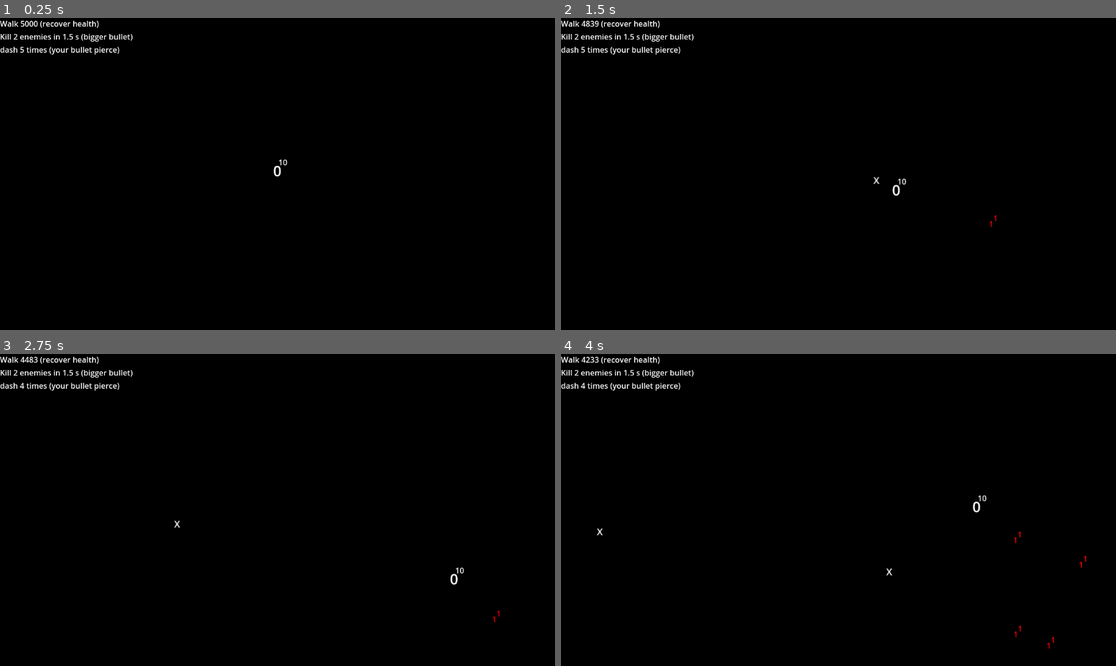
Above: before the commit, frames 1-4 (two rows, left to right).
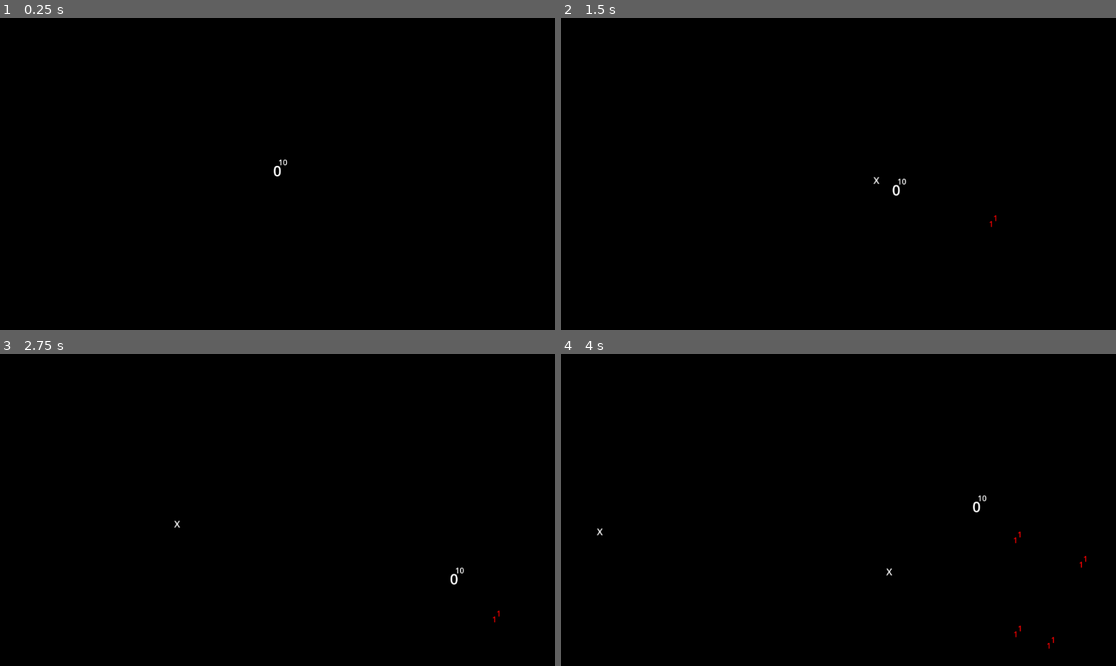
Above: after the commit, the same moments.

Repository: sentinelle28/game_jam_power
Game: Godot game, scene res://scene/gameplay_scene/gameplay_scene.tscn
Same seed, same stepped clock (60 frames per second), same inputs: the game is played once before the commit and once after it. The project has no main scene, so this scene is started directly.
Inputs (mouse positions are in pixels of both pictures, inside the frame that each line leads up to):
- Up to frame 1 (0.25 s): no input
- Up to frame 2 (1.5 s): tap Enter at 0.5 s; move the mouse to (960, 158) at 0.52 s; hold Right (ui_right) 0.53-1.28 s; right-click (960, 158) at 0.6 s; move the mouse to (727, 189) at 1.27 s; hold Down (ui_down) from 1.28 s (still down); click (727, 189) at 1.35 s
- Up to frame 3 (2.75 s): move the mouse to (333, 441) at 2.02 s; release Down (ui_down) at 2.03 s; hold Right (ui_right) from 2.03 s (still down); right-click (333, 441) at 2.1 s
- Up to frame 4 (4 s): move the mouse to (810, 572) at 2.77 s; release Right (ui_right) at 2.78 s; hold Up (ui_up) 2.78-3.53 s; click (810, 572) at 2.85 s; move the mouse to (1005, 556) at 3.52 s; hold Left (ui_left) from 3.53 s (still down); right-click (1005, 556) at 3.6 s

The runs differ from the first frame. In frame 1, 0.7% of the frame differs, in the area x 0-24%, y 0-12%; in frame 2, 0.7%; in frame 3, 0.7%; in frame 4, 0.7%.
Error after the commit: Invalid assignment of property or key 'enemy_stocker' with value of type 'Node2D' on a base object of type 'Node (stocker_ref.gd)'. (res://scene/gameplay_scene…

Commit message:
modified tutorial

Diff:
--- a/scene/gameplay_scene/gameplay_scene.gd
+++ b/scene/gameplay_scene/gameplay_scene.gd
@@ -5,6 +5,7 @@
 func _ready() -> void:
 	StockerRef._set_bullet_stocker($bullet_stocker)
 	StockerRef._set_player($player)
+	StockerRef.enemy_stocker = $enemy_stocker
 	StockerRef.particle_stocker = $particle_stocker
 	Taskmanager._gen_new_task()
 	GlobalTimer._start()
